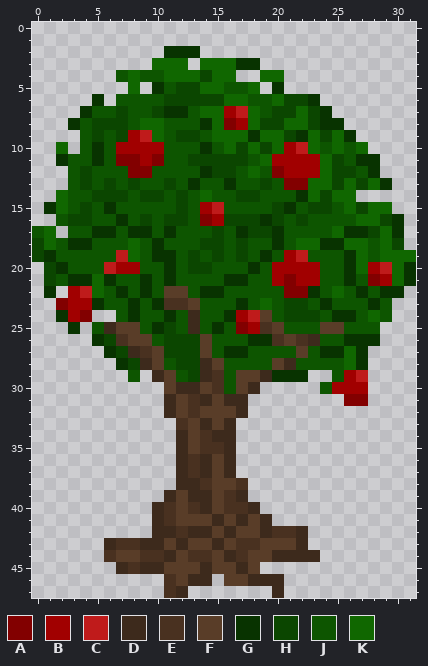
A pixel-art sprite gets an edit: Graphics/Entities/tree.png. That is the earlier state.
The file is 32x48 pixels.
Palette (. is transparent): A #820000  B #a10000  C #bf1b1b  D #3d2a1c  E #493120  F #593d28  G #083300  H #0b4600  J #0d5500  K #106700
Pixels before, first column x 0:
 2 ...........GGG..................
 3 ..........KKK.KKKGG.............
 4 .......JKJJKKKHKK..KK...........
 5 ........K.GJHHKKJJK.G...........
 6 .....G.JJJJHHHHHKKJJKHHG........
 7 ....GJJHJJHGGJKKBCKJHHKHG.......
 8 ...GJHHHJKKJJJGKABKHHKKHGG......
 9 ....JHJHBCKJHHJKKKGKKHGKHKG.....
10 ..K.JGJBBBBJJJGJKHKHKBCKJKJK....
11 ..GJJGJAABAJJHHHHHJKBBBBKHJGG...
12 ...JHJJJAAJJJJGHHJKJABBBKHHJG...
13 ...JHJHJHJJHJGJJGJJHJAAKKHKHKG..
14 ..KJJHHHJHHJHJKJJHHJJJGKHKK.....
15 .GKJHJGJJJJJHJBCJJJJHGJHHJKHKK..
16 ..JHHJJGJHJHHJABHHHGHJHJJJJKKHG.
17 JK.JJGGJGGJGJJJHJGHHGJJJJKGGHKG.
18 HKJGGJJJKJGJJJHHJHJJGJKKGGKKJKH.
19 HGJJJJJCKJGGJHJHJHJGJBCJJJGKJKKK
20 .HGJJJCBBJJGJHHJJJGJBBBBJJGKBCKG
21 .HJGGKGJJGJGJJJJGGJJBABBJJGJABKG
22 .G.BCKJGJGJFFJGGJJJJJAAGJKJGJGG.
23 ..ABBGJJGJGEEFJJJGJKJHHJGJJJGJ..
24 ..GBA..JGJJGJDJJGBCFJHHHJGGJKJ..
25 ...G.JDFFJGHJDJGJABEFJJJFFJJJ...
26 .....GHEFFJHHHFJJJGGEFEDJJGGG...
27 ......GHDEFHHHFJGGJJJJFJGGKG....
28 .......GHDFJHHDFJJJJFDJJJJKG....
29 ........J.DFJHDEJFFDGGG..JBC....
30 ...........FDDFEJFD.....JBBB....
31 ...........DFEDFDD........AA....
32 ...........DFEFFFD..............
33 ............EFDFD...............
34 ............DFEDD...............
35 ............DFEED...............
36 ............DEDFD...............
37 ............DEDFD...............
38 ............DDEFFE..............
39 ...........DFDDFED..............
40 ..........DEFEDFEED.............
41 ..........DEFFFDFDFD............
42 ..........DDEDDFDFFDEED.........
43 ......DEEDDFDFFDFEEFFFD.........
44 ......EFFEEDFEEFDEFFDDDD........
45 .......DEDDFFFDFFDF.............
46 ...........EFDD.FFDDD...........
47 ...........ED.......D...........
After:
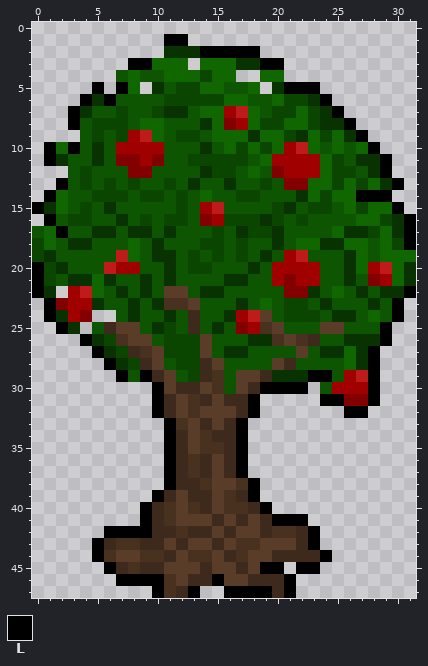
Colours new in this view: L #000000
The exact change:
Changed rows in their new state; - is an unchanged pixel.
first column x 0:
 1 -----------LL-------------------
 2 --------------LLLLL-------------
 3 --------LL---------LL-----------
 5 -----L-L-------------LLL--------
 6 ----L-L-----------------L-------
 7 ---L---------------------L------
 8 ---L----------------------L-----
 9 ---------------------------L----
10 -L-L------------------------L---
11 -L---------------------------L--
12 -----------------------------L--
13 --L---------------------------L-
14 -L-------------------------LLL--
15 L-----------------------------L-
16 -L-----------------------------L
17 --L----------------------------L
18 -------------------------------L
20 L-------------------------------
21 L-------------------------------
22 L------------------------------L
23 -L----------------------------L-
24 -L----------------------------L-
25 --L--------------------------L--
26 ----L------------------------L--
27 -----L----------------------L---
28 ------L---------------------L---
29 -------L-L-------------LL---L---
30 ----------L--------LLLL-----L---
31 ----------L-------L-----LL--L---
32 ----------L-------L-------LL----
33 -----------L-----L--------------
34 -----------L-----L--------------
35 -----------L-----L--------------
36 -----------L-----L--------------
37 -----------L-----L--------------
38 -----------L------L-------------
39 ----------L-------L-------------
40 ---------L---------L------------
41 ---------L----------LLL---------
42 ------LLLL-------------L--------
43 -----L-----------------L--------
44 -----L------------------L-------
45 ------L------------LL-LL--------
46 -------LLLL----L-----L----------
47 ----------L--L--LLLL-L----------
Changed places in both pictures, as pixel boxes (x1, y1, x2, y2):
changed: (32, 34, 416, 598)
